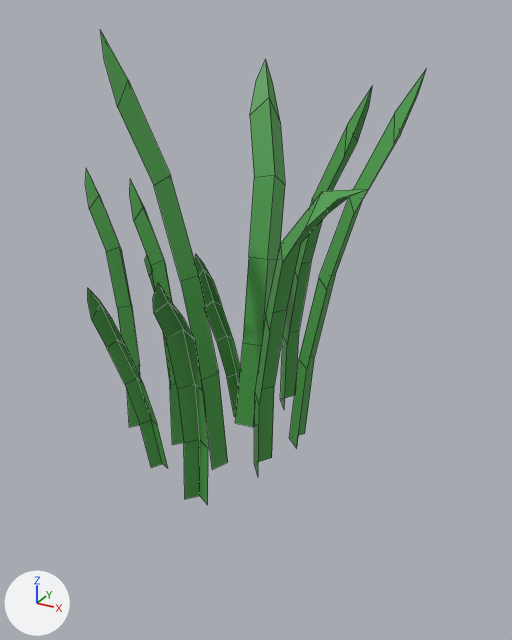
The FBX model QuackingAwesome/Assets/Props/Environment/Grass.fbx as it was, and as the next commit left it.
One viewpoint serves both versions: a camera (50 mm lens) standing at (-0.123, 0.346, 0.719) and looking at (-0.718, 1.428, 0.178). Lighting does not change. The marker at lower left points along +X, +Y and +Z. Mesh edges are drawn as thin lines. Where no turn or scale is listed for an object, it has been applied to the vertices.

In view in the first picture: 'Grass.001'.
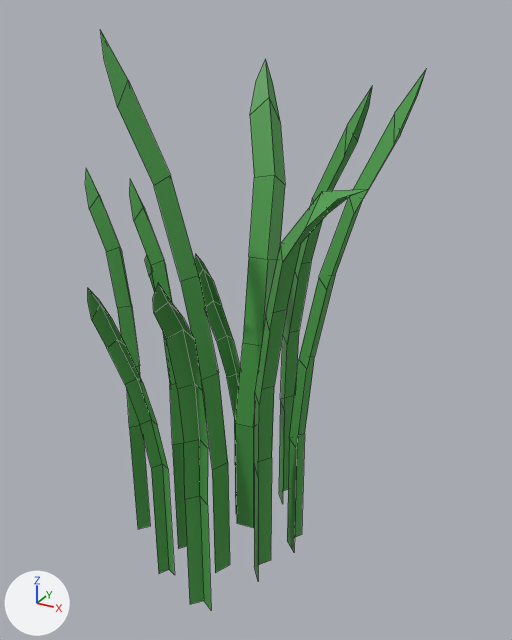
The newer file is also turned or shifted as a whole; pictures and numbers use the older file's frame.

What differs and where, as boxes (x1, y1, x2, y2) in the pictures (512 x 640 px):
'Grass.001', reshaped (22% taller): before (85, 29, 427, 505); after (85, 29, 427, 610)
part 1 of me_grass_001, added (green): after (129, 396, 305, 610)

Patch to the scene script:
```diff
--- a/QuackingAwesome/Assets/Props/Environment/Grass.fbx.py
+++ b/QuackingAwesome/Assets/Props/Environment/Grass.fbx.py
@@ me_grass_001 @@
 # used by ob_grass_001; location = (-0.796, 1.387, -0.068)
-me_grass_001.from_pydata(...)  # 198 vertices, 110 faces; spans x -0.287..0.344, y -0.282..0.278, z -0.061..0.757
+me_grass_001.from_pydata(...)  # 231 vertices, 132 faces; spans x -0.287..0.344, y -0.282..0.278, z -0.324..0.757
+# me_grass_001 part 1
+# 24 new vertices lie (0.0, 0.0, -0.263) away from vertices in x -0.157..0.171, y -0.15..0.209, z -0.061..0.0
+# 9 new vertices lie (0.0, 0.0, -0.262) away from vertices in x -0.119..0.159, y -0.013..0.271, z -0.039..-0.012
+# 22 new faces join them
 me_grass_001.materials.append(mat_props)
```
